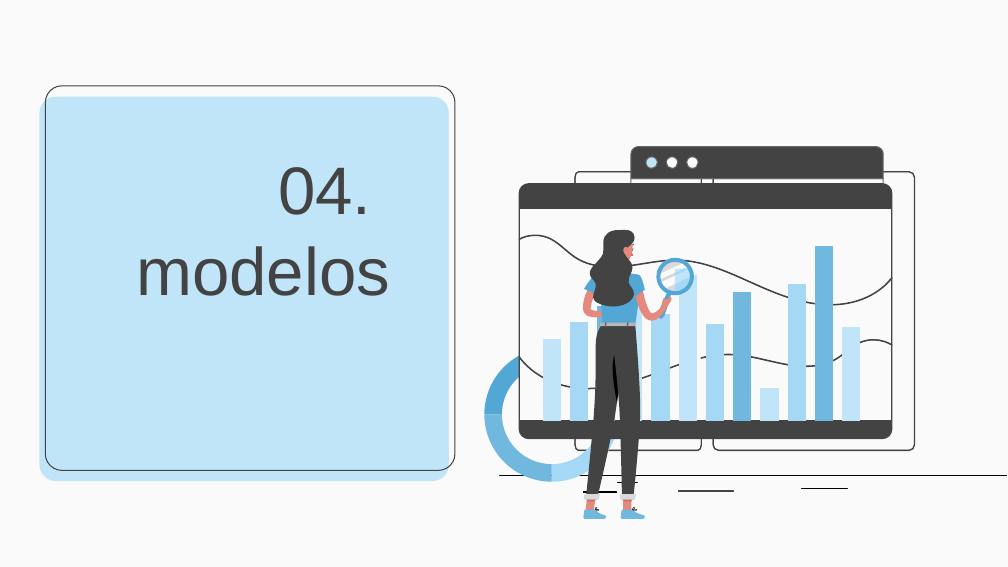
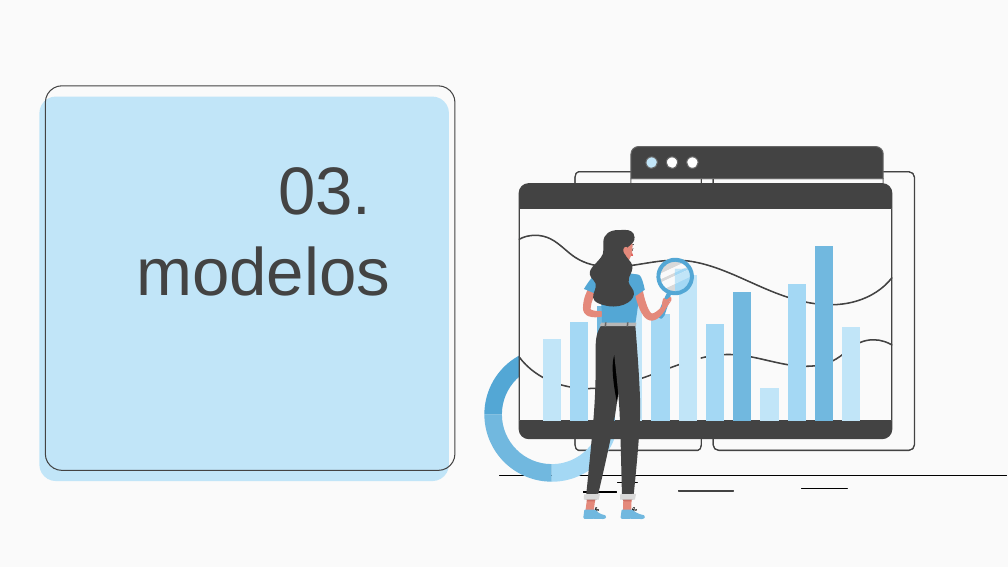
Before and after one commit to Rfernandezc2016/Trabajo-MD, a slide deck: slide 19 of Exposición.pptx. Drawn at 1008x567 pixels with LibreOffice and Linux fonts; fonts in the diff are those of the drawing. Boxes give left, top, right and bottom in pixels: in the first picture for what was removed or moved away, otherwise in the second. Text is boxed around its words. In the diff, an @@ line names an element or a change of style, - is before the commit and + after.

```diff
--- a/Exposición.pptx
+++ b/Exposición.pptx
@@ title at [136, 167, 390, 296]: text changed @@
-04.
-modelos
+03.
+modelos
```
Also in this commit, not shown: 1 other slide changed.
